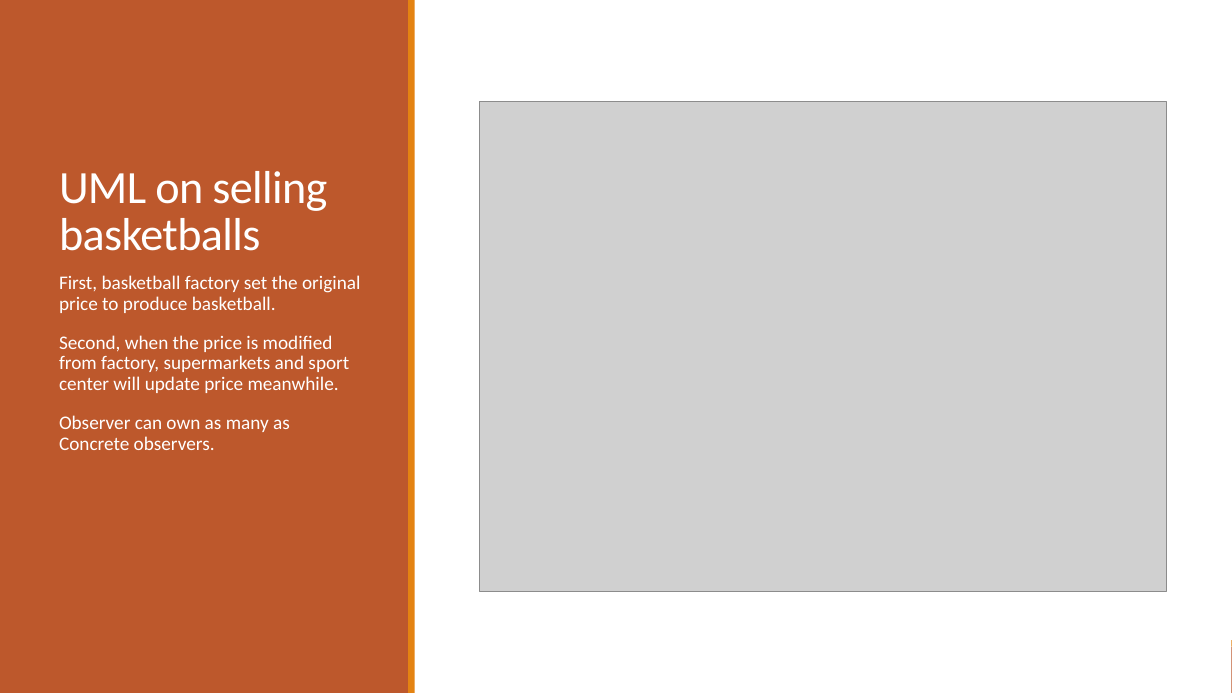
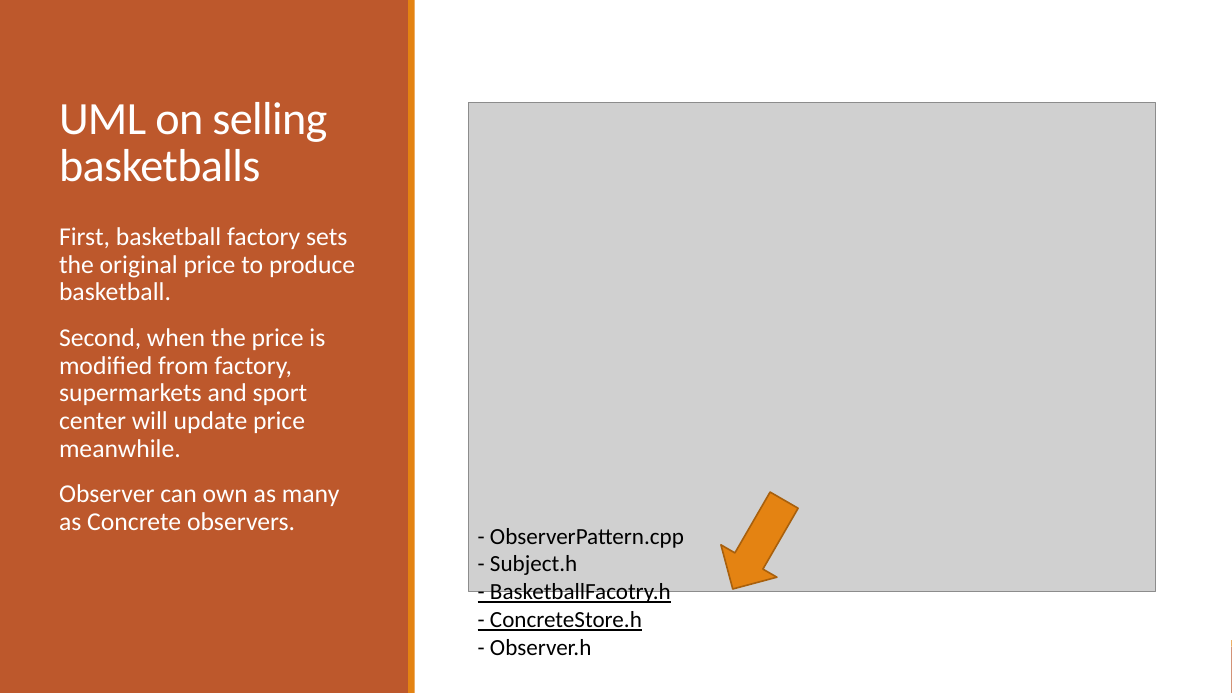
Before and after one commit to yukun093/observerPattern, a slide deck: slide 16 of observerPattern.pptx (slide 9 before the commit). Drawn at 1232x693 pixels with LibreOffice and Linux fonts; fonts in the diff are those of the drawing; grey boxes stand for pictures. Boxes give left, top, right and bottom in pixels: in the first picture for what was removed or moved away, otherwise in the second. Text is boxed around its words. In the diff, an @@ line names an element or a change of style, - is before the commit and + after.

```diff
--- a/observerPattern.pptx
+++ b/observerPattern.pptx
@@ title "UML on selling basketballs": place and size @@
-title "UML on selling basketballs" at box(59, 171, 327, 251)
+title "UML on selling basketballs" at box(59, 102, 327, 182)
@@ picture: place and size @@
-picture at box(480, 102, 1166, 592)
+picture at box(469, 103, 1155, 592)
@@ text "First, basketball factory sets the ...": place and size @@
-text "First, basketball factory sets the ..." at box(59, 275, 360, 450)
+text "First, basketball factory sets the ..." at box(59, 227, 355, 530)
@@ text at box(59, 227, 355, 300): text changed; size 15 to 20 pt @@
-  First, basketball factory set the original price to produce basketball.
+  First, basketball factory sets the original price to produce basketball.
@@ text at box(59, 328, 340, 530): size 15 to 20 pt in "Second, when the price is modified from ...", "Observer can own as many as Concrete ..." @@
@@ down arrow added at box(705, 484, 812, 605), fill #E48312, outline #A9610D 1.25 pt @@
@@ text added at box(490, 528, 684, 655), 18 pt, text #000000 @@
+- ObserverPattern.cpp
+- Subject.h
+- BasketballFacotry.h
+- ConcreteStore.h
+- Observer.h
```
Also in this commit, not shown: 8 other slides changed, 9 slides added, 2 slides removed.
